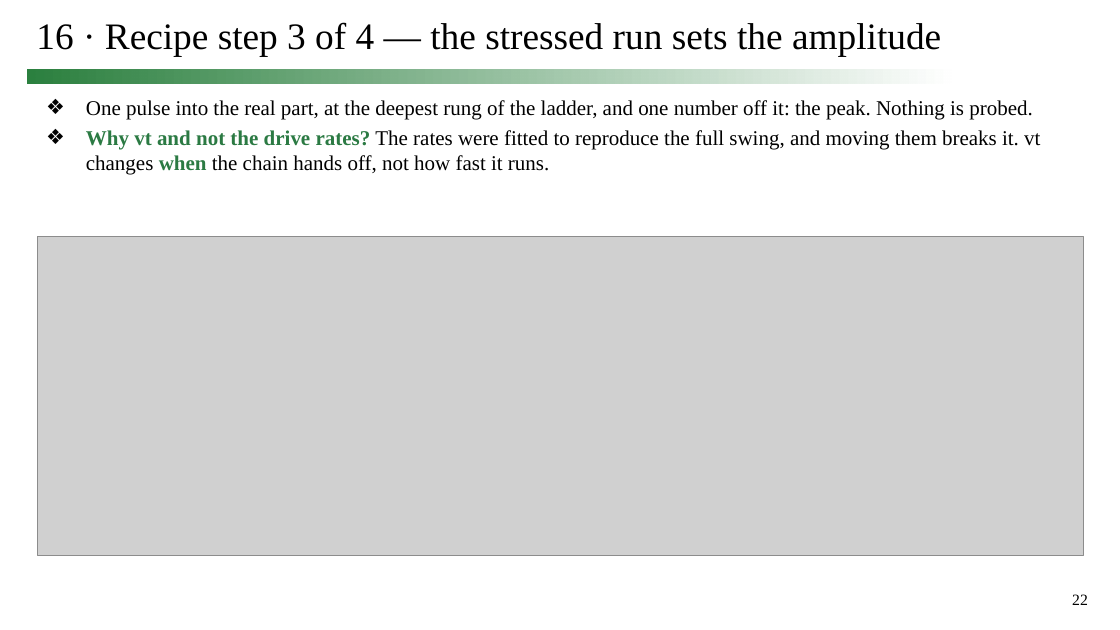
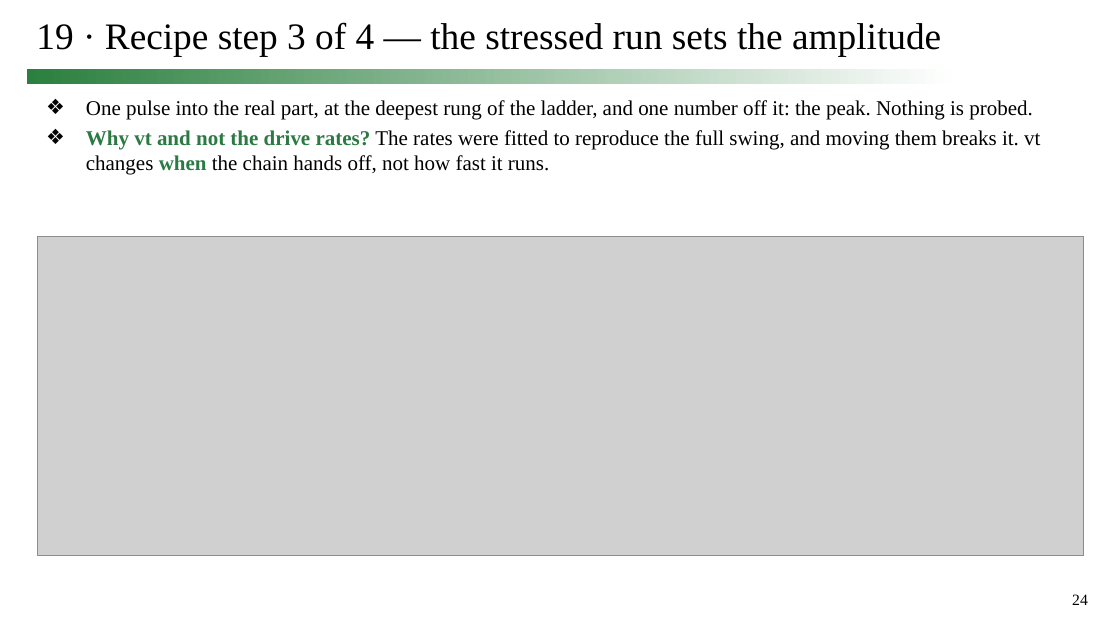
Before and after one commit to simon9721/ibis_comparison, a slide deck: slide 24 of results/meeting_deck_2026-09-24/0924_track1_story.pptx (slide 22 before the commit). Drawn at 1120x630 pixels with LibreOffice and Linux fonts; fonts in the diff are those of the drawing; grey boxes stand for pictures. Boxes give left, top, right and bottom in pixels: in the first picture for what was removed or moved away, otherwise in the second. Text is boxed around its words. In the diff, an @@ line names an element or a change of style, - is before the commit and + after.

```diff
--- a/results/meeting_deck_2026-09-24/0924_track1_story.pptx
+++ b/results/meeting_deck_2026-09-24/0924_track1_story.pptx
@@ title at (x1=36, y1=22, x2=941, y2=57): text changed @@
-16 · Recipe step 3 of 4 — the stressed run sets the amplitude
+19 · Recipe step 3 of 4 — the stressed run sets the amplitude
@@ page number at (x1=1072, y1=594, x2=1088, y2=605): text changed @@
-22
+24
```
Also in this commit, not shown: 10 other slides changed, 3 slides added, 1 slide removed, 7 other files.
